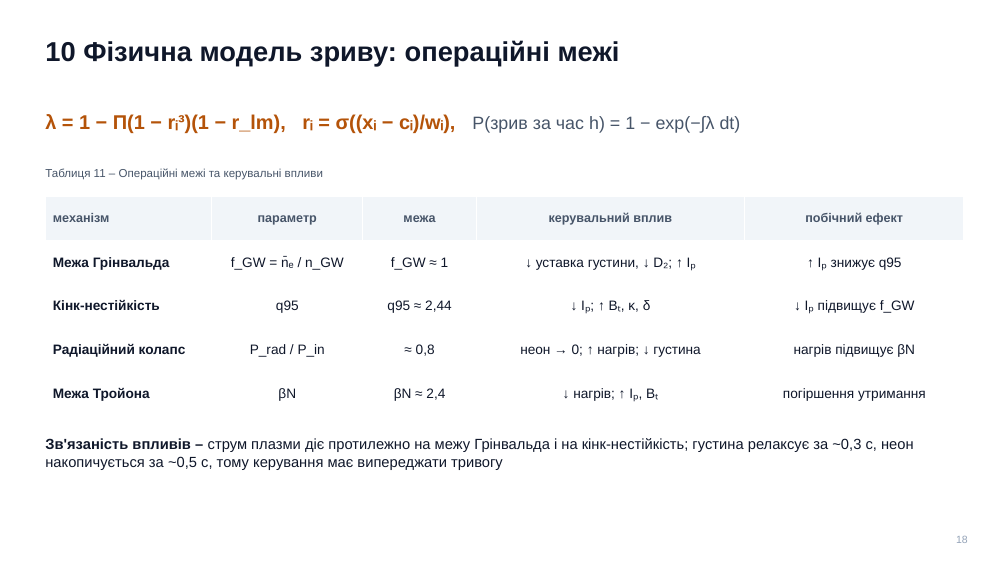
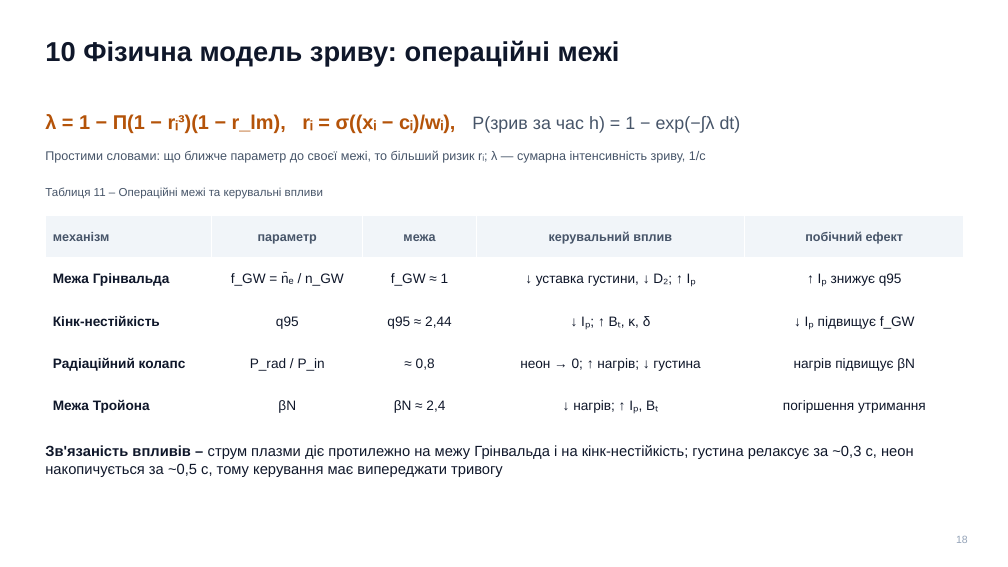
Before and after one commit to llllenah/plasma-disruption-prediction, a slide deck: slide 18 of docs/presentation.pptx. Drawn at 1008x567 pixels with LibreOffice and Linux fonts; fonts in the diff are those of the drawing. Boxes give left, top, right and bottom in pixels: in the first picture for what was removed or moved away, otherwise in the second. Text is boxed around its words. In the diff, an @@ line names an element or a change of style, - is before the commit and + after.

```diff
--- a/docs/presentation.pptx
+++ b/docs/presentation.pptx
@@ text added at bbox=[45, 150, 706, 163], 12 pt, text #475569 @@
+Простими словами: що ближче параметр до своєї межі, то більший ризик rᵢ; λ — сумарна інтенсивність зриву, 1/с
@@ text "Таблиця 11 – Операційні межі ...": place and size @@
-text "Таблиця 11 – Операційні межі ..." at bbox=[45, 168, 323, 180]
+text "Таблиця 11 – Операційні межі ..." at bbox=[45, 187, 323, 199]
@@ table: place and size @@
-table at bbox=[45, 197, 964, 416]
+table at bbox=[45, 216, 964, 427]
@@ text "Зв'язаність впливів – струм плазми ...": place and size @@
-text "Зв'язаність впливів – струм плазми ..." at bbox=[45, 438, 914, 470]
+text "Зв'язаність впливів – струм плазми ..." at bbox=[45, 445, 914, 477]
```
Also in this commit, not shown: 2 other slides changed, 1 other file.
